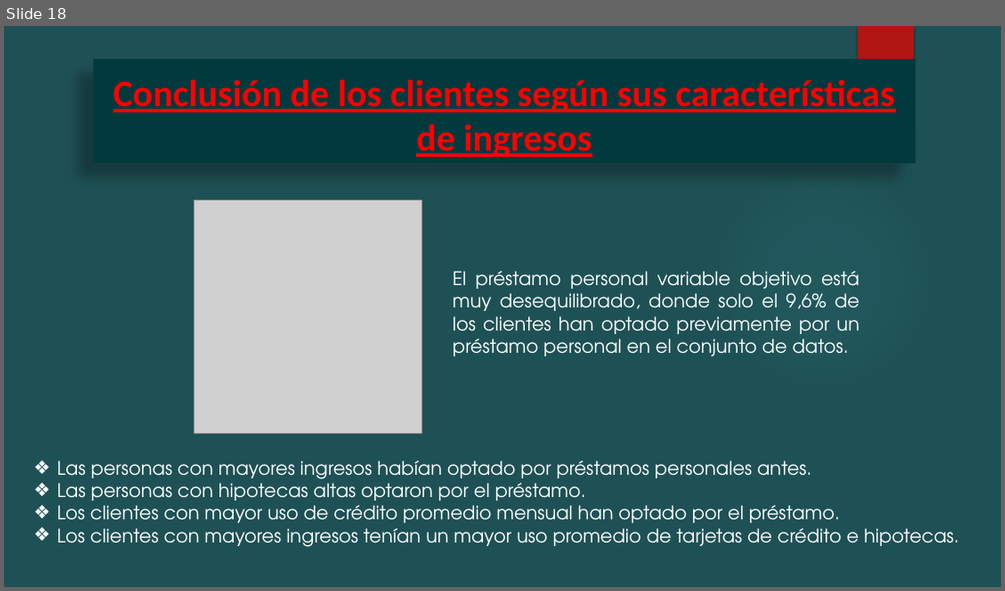
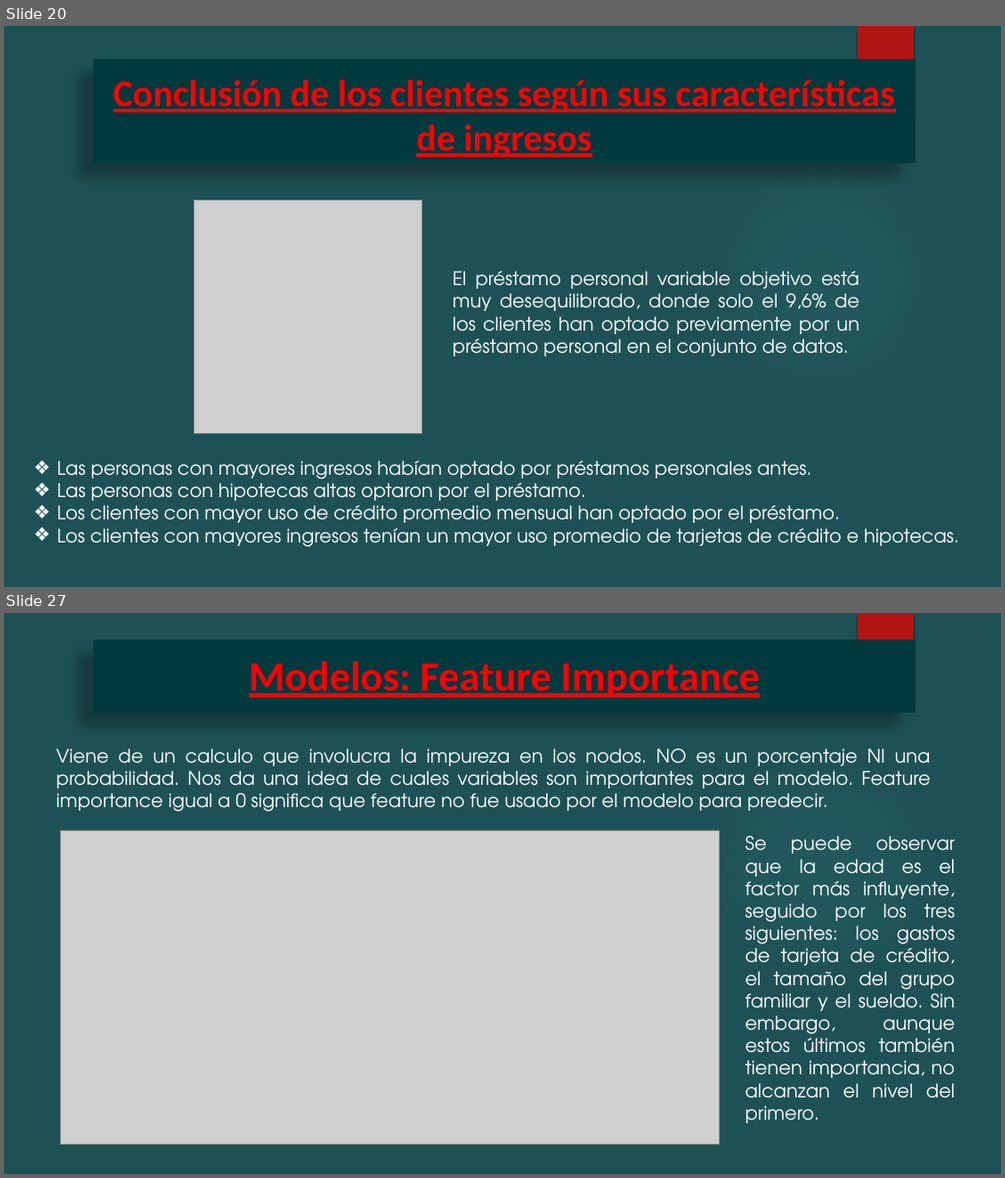
Before and after one commit to Augustobar1991/Proyecto-Coderhouse-Data-Science, a slide deck: Bank/Entrega/Modelado de Prestamos Personales Thera Bank.pptx. Shown one above the other, each under a label of ours: slide 18 before the commit, slides 20 and 27 after it; the slides between them are not shown. The pictures are 1005x591 and 1005x1178 pixels, drawn with LibreOffice and Linux fonts; fonts in the diff are those of the drawing; grey boxes stand for pictures; background and template pictures are left out. Boxes give left, top, right and bottom in pixels: in the first picture for what was removed or moved away, otherwise in the second. Text is boxed around its words. In the diff, an @@ line names an element or a change of style, - is before the commit and + after.

```diff
--- a/Bank/Entrega/Modelado de Prestamos Personales Thera Bank.pptx
+++ b/Bank/Entrega/Modelado de Prestamos Personales Thera Bank.pptx
@@ slide 27 added at box(4, 613, 1001, 1174), background #1E5155; not listed: 2 template elements that a slide beside it also shows @@
@@ title added at box(93, 639, 914, 713), fill #003A3E, 40 pt, text #FF0000, bold, underline @@
+Modelos: Feature Importance
@@ text added at box(57, 748, 930, 811), 18 pt, text #FFFFFF @@
+Viene de un calculo que involucra la impureza en los nodos. NO es un porcentaje NI una probabilidad. Nos da una idea de cuales variables son importantes para el modelo. Feature importance igual a 0 significa que feature no fue usado por el modelo para predecir.
@@ picture added at box(61, 830, 720, 1144) @@
@@ text added at box(745, 835, 955, 1123), 18 pt, text #FFFFFF @@
+Se puede observar que la edad es el factor más influyente, seguido por los tres siguientes: los gastos de tarjeta de crédito, el tamaño del grupo familiar y el sueldo. Sin embargo, aunque estos últimos también tienen importancia, no alcanzan el nivel del primero.
@@ what was slide 18 is now slide 20 @@
```
Also in this commit, not shown: 10 slides changed, 14 other slides added, 2 other files.
